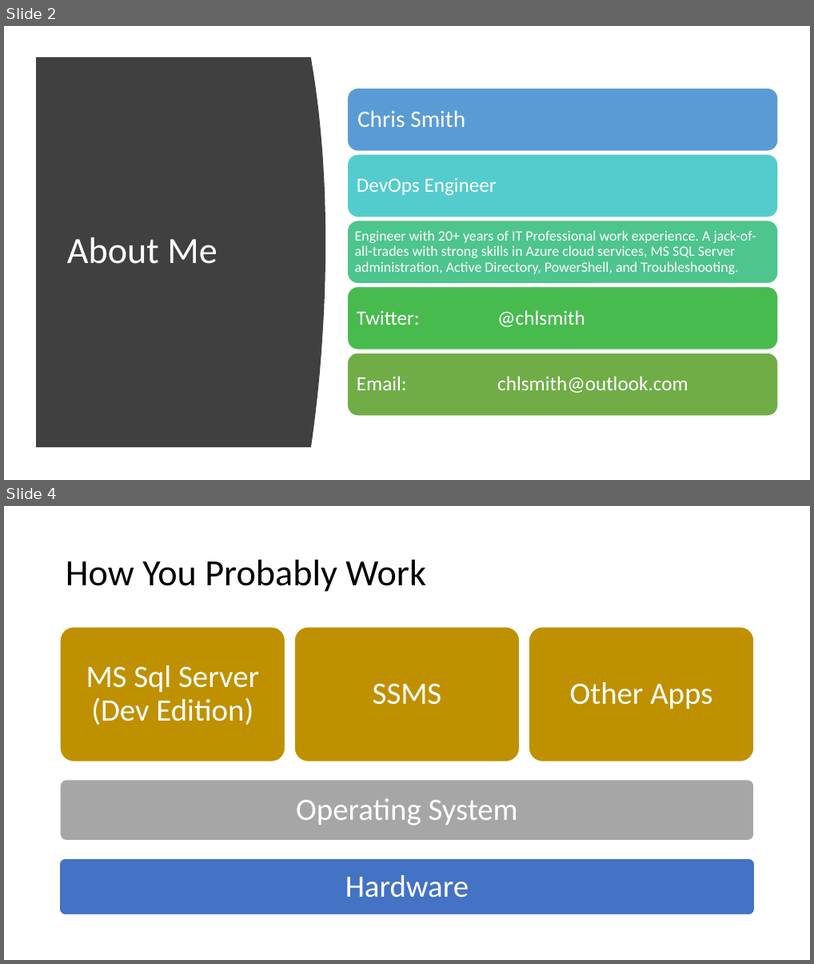
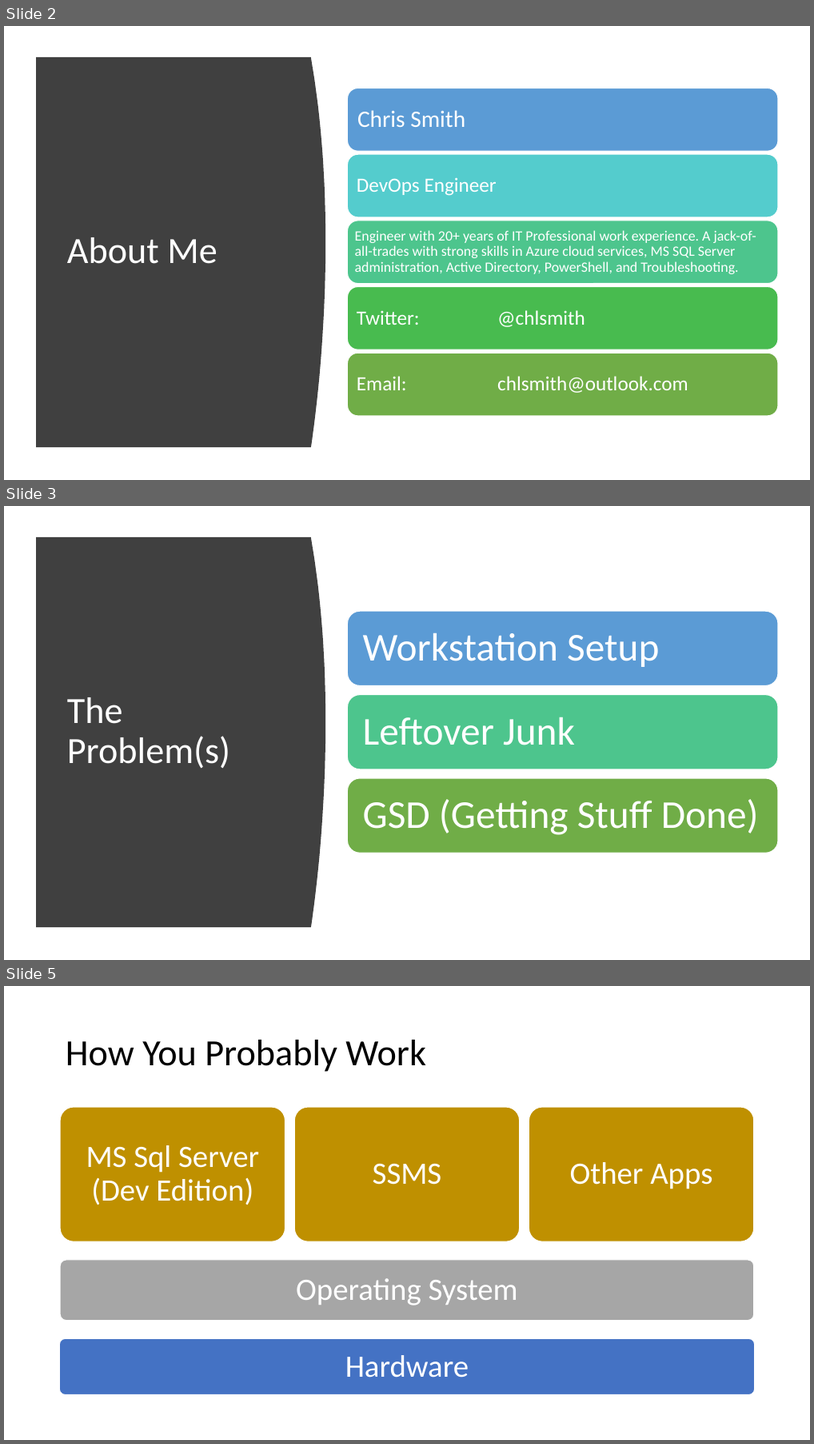
Before and after one commit to chlsmith/sql-on-docker, a slide deck: sql-on-docker.pptx. Shown one above the other, each under a label of ours: slides 2 and 4 before the commit, slides 2, 3 and 5 after it; the slides between them are not shown. The pictures are 814x964 and 814x1444 pixels, drawn with LibreOffice and Linux fonts; fonts in the diff are those of the drawing. Boxes give left, top, right and bottom in pixels: in the first picture for what was removed or moved away, otherwise in the second. Text is boxed around its words. In the diff, an @@ line names an element or a change of style, - is before the commit and + after.

Commit message:
added problem statement

```diff
--- a/sql-on-docker.pptx
+++ b/sql-on-docker.pptx
@@ slide 3 added at bbox=[4, 506, 810, 960], background #FFFFFF @@
@@ freeform shape added at bbox=[36, 537, 326, 927], fill #404040 @@
@@ title added at bbox=[67, 697, 230, 768], 44 pt, text #FFFFFF @@
+The Problem(s)
@@ group added at bbox=[348, 612, 778, 852]: 3 rounded rectangles, 3 texts @@
+Workstation Setup
+Leftover Junk
+GSD (Getting Stuff Done)
@@ what was slide 4 is now slide 5 @@
```
Also in this commit, not shown: 1 slide changed, 1 other slide added, 1 slide removed.
